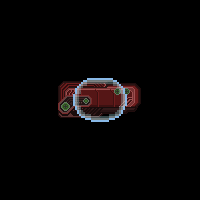
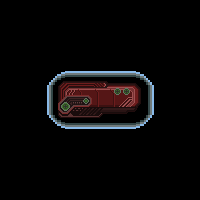
The second 200px x 200px image is a revision of the first. Changes to its layers:
added layer "Layer 1 copy" above "Layer 1" over [47, 71, 154, 129]
hid "Layer 1", painted on it over [47, 71, 154, 129]
